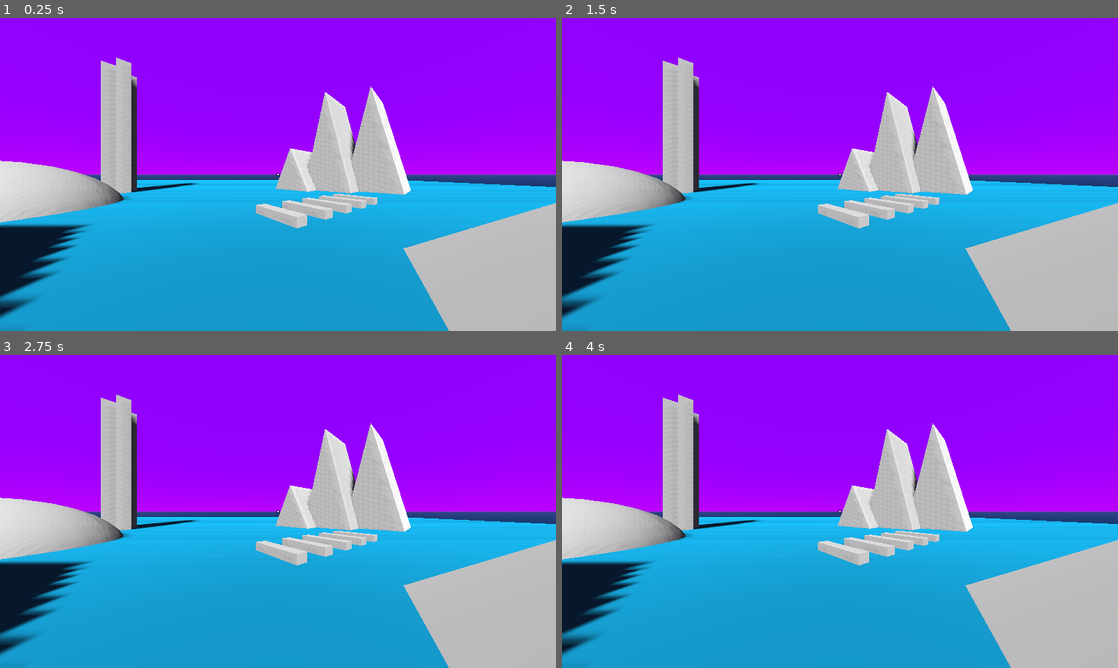
Above: before the commit, frames 1-4 (two rows, left to right).
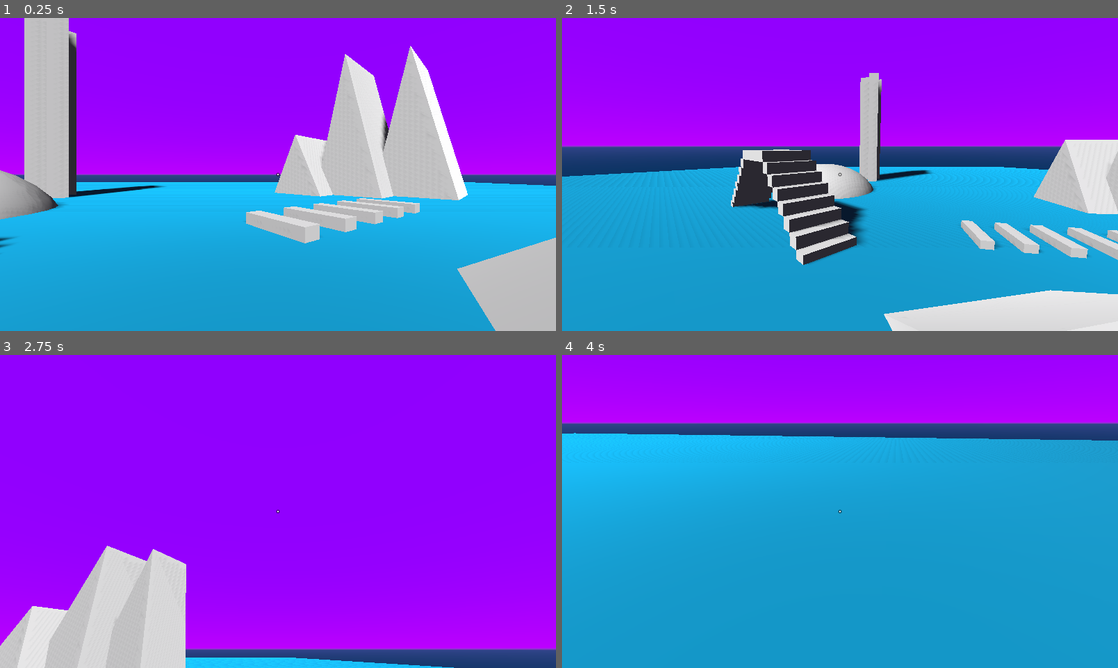
Above: after the commit, the same moments.

Repository: DeerTears/Embers-FPS-Controller
Game: Godot game, scene res://Main.tscn
The game is run twice, just before and just after one commit, with the same random seed, the same clock (stepped at 60 frames per second) and the same inputs.
Inputs (mouse positions are in pixels of both pictures, inside the frame that each line leads up to):
- Up to frame 1 (0.25 s): no input
- Up to frame 2 (1.5 s): tap Enter at 0.5 s; move the mouse to (962, 158) at 0.52 s; press the mouse at (962, 158) at 0.53 s; hold D (right) 0.53-1.28 s; tap Space (jump) at 0.77 s; move the mouse to (728, 190) at 1.27 s; release the mouse at (728, 190) at 1.28 s; hold S (back) from 1.28 s (still down); tap Shift (sprint) at 1.35 s
- Up to frame 3 (2.75 s): tap Space (jump) at 1.52 s; move the mouse to (333, 442) at 2.02 s; release S (back) at 2.03 s; press the mouse at (333, 442) at 2.03 s; hold D (right) from 2.03 s (still down)
- Up to frame 4 (4 s): move the mouse to (812, 574) at 2.77 s; release D (right) at 2.78 s; release the mouse at (812, 574) at 2.78 s; hold W (forward) 2.78-3.53 s; tap Shift (sprint) at 2.85 s; tap Space (jump) at 3.02, 3.77 s; move the mouse to (1006, 558) at 3.52 s; press the mouse at (1006, 558) at 3.53 s; hold A (left) from 3.53 s (still down)

The runs differ from the first frame. In frame 1, 27% of the frame differs, in the area x 0-100%, y 0-100%; in frame 2, 38%; in frame 3, 60%; in frame 4, 60%, in the area x 0-100%, y 12-100%.
Error before the commit: Parse Error: Unique global class "Player" already exists at path: res://CharacterController.gd (res://PlayerBody.gd:1)

Commit message:
Rename PlayerBody.gd to CharacterController.gd

Diff:
--- a/PlayerBody.gd
+++ b/CharacterController.gd
@@ -2,13 +2,10 @@
 extends KinematicBody
 
 """
-Created by Emberlynn Bland.
+Ember's FPS Controller
 
-This controller uses RayShape to move itself up and down bumps. The camera
-lerps its Y position toward the body's Y position to create smooth stepping.
-
-The CylinderShape allows for smooth interactions against walls. It also stops
-the player from ascending up walls that are too tall.
+CylinderShape allows for smooth interactions against walls. It also stops the
+player from ascending up walls that are too tall. Keep this in mind when editing the shape.
 
 Input Map should include actions for:
 	left
@@ -27,8 +24,8 @@
 Enjoy! Contact me at Ember#1765 on Discord or @goodnight_grrl on Twitter if you have questions or suggestions.
 """
 
-# Break all of these maximums and minimums to your heart's content,
-# they're just here for easy editing in the Inspector.
+# Break all of these maximums and minimums as desired, they're just here for
+# easy editing in the Inspector.
 
 export (float, 0.0, 5.0, 0.01) var mouse_look_sensitivity = 0.2
 export (float, 0.0, 5.0, 0.01) var joy_look_sensitivity = 0.5
@@ -48,7 +45,7 @@
 var can_handle_input: bool = true
 
 # Accessed once per frame to invert the camera rotation: Mouse X/Y, Joy X/Y.
-var camera_invert_multipliers := [1.0, 1.0, 1.0, 1.0]
+var camera_invert_multipliers := [1.0, 1.0, -1.0, -1.0]
 ## Lookup values for camera invert.
 enum {
 	MOUSE_X,
@@ -80,7 +77,6 @@
 
 func _physics_process(_delta: float) -> void:
 	var direction = Vector3()
-	# Update Camera direction.
 	head_camera.global_transform.basis = camera_target_position.global_transform.basis
 	# Update Camera position, with lerped Y.
 	head_camera.global_transform.origin = Vector3(
--- a/Player.tscn
+++ b/Player.tscn
@@ -1,7 +1,7 @@
 [gd_scene load_steps=7 format=2]
 
 [ext_resource path="res://Player.gd" type="Script" id=1]
-[ext_resource path="res://PlayerBody.gd" type="Script" id=2]
+[ext_resource path="res://CharacterController.gd" type="Script" id=2]
 [ext_resource path="res://crosshair.png" type="Texture" id=3]
 
 [sub_resource type="RayShape" id=1]
@@ -64,7 +64,6 @@
 
 [node name="HeadCamera" type="Camera" parent="Body"]
 current = true
-fov = 90.0
 far = 90.0
 
 [node name="RemoteTransform" type="RemoteTransform" parent="Body/HeadCamera"]
